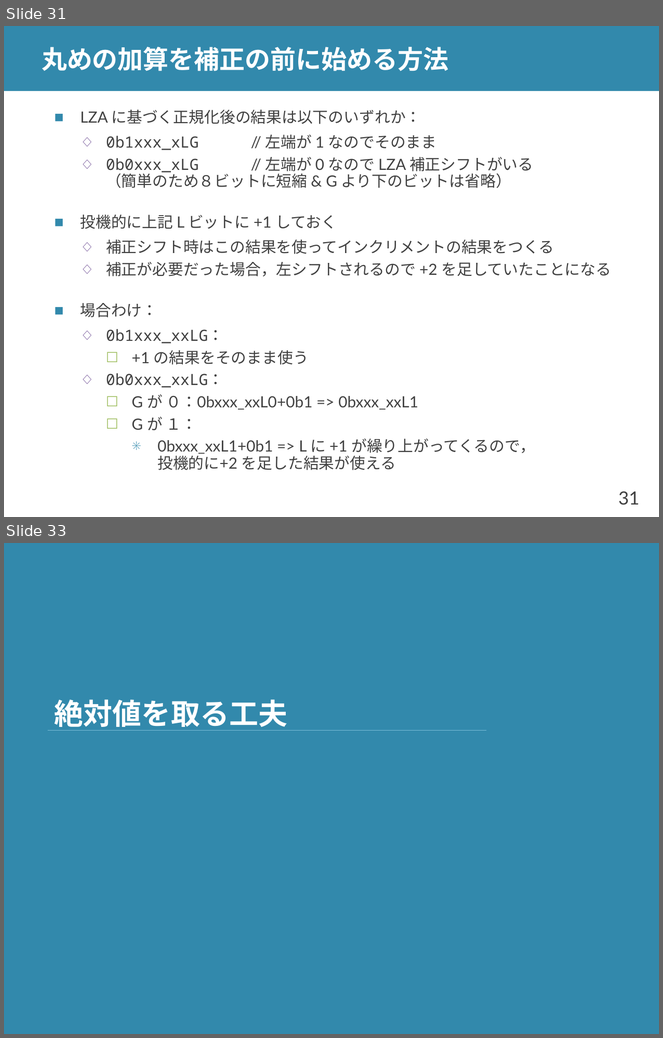
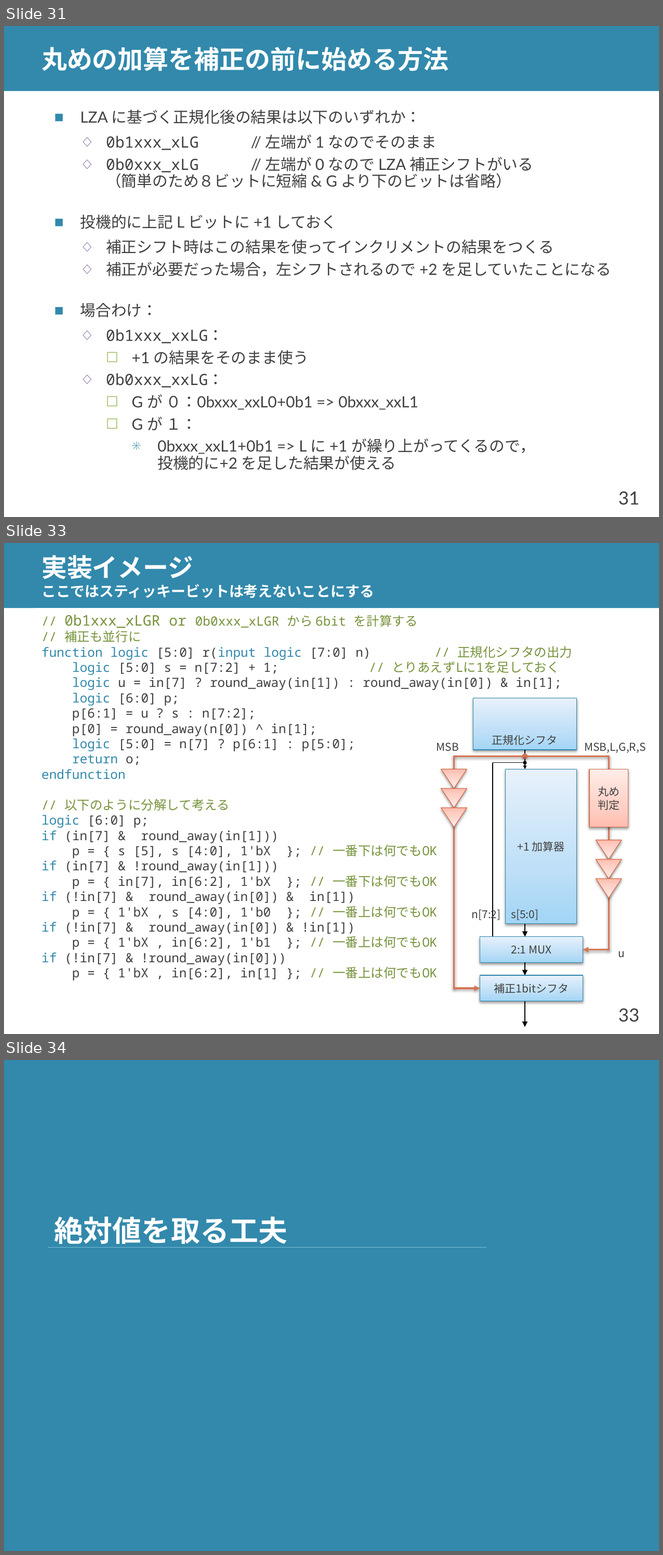
Before and after one commit to shioyadan/advanced-computer-organization, a slide deck: aco-shioya-appendix-fpu.pptx. Shown one above the other, each under a label of ours: slides 31 and 33 before the commit, slides 31, 33 and 34 after it; the slides between them are not shown. The pictures are 663x1038 and 663x1555 pixels, drawn with LibreOffice and Linux fonts; fonts in the diff are those of the drawing. Boxes give left, top, right and bottom in pixels: in the first picture for what was removed or moved away, otherwise in the second. Text is boxed around its words. In the diff, an @@ line names an element or a change of style, - is before the commit and + after.

Commit message:
丸めの補正部分を修正

```diff
--- a/aco-shioya-appendix-fpu.pptx
+++ b/aco-shioya-appendix-fpu.pptx
@@ slide 33 added at [4,543,659,1034], background #FFFFFF; not listed: 2 template elements that a slide beside it also shows @@
@@ title added at [41,555,374,598], 16 pt, text #FFFFFF, bold @@
+実装イメージ
+ここではスティッキービットは考えないことにする
@@ rectangle added at [35,608,299,717], fill #FFFFFF, 14 pt, text #404040 @@
+// 0b1xxx_xLGR or 0b0xxx_xLGR から 6bit を計算する
+// 補正も並行に
+function logic [5:0] r(input logic [7:0] n) // 正規化シフタの出力
+logic [5:0] s = n[7:2] + 1; // とりあえずLに1を足しておく
+logic u = in[7] ? round_away(in[1]) : round_away(in[0]) & in[1];
+logic [6:0] p;
+p[6:1] = u ? s : n[7:2];
+p[0] = round_away(n[0]) ^ in[1];
+logic [5:0] = n[7] ? p[6:1] : p[5:0];
+return o;
+endfunction
+// 以下のように分解して考える
+logic [6:0] p;
+if (in[7] & round_away(in[1]))
+p = { s [5], s [4:0], 1'bX }; // 一番下は何でもOK
+if (in[7] & !round_away(in[1]))
+p = { in[7], in[6:2], 1'bX }; // 一番下は何でもOK
+if (!in[7] & round_away(in[0]) & in[1])
+p = { 1'bX , s [4:0], 1'b0 }; // 一番上は何でもOK
+if (!in[7] & round_away(in[0]) & !in[1])
+p = { 1'bX , in[6:2], 1'b1 }; // 一番上は何でもOK
+if (!in[7] & !round_away(in[0]))
+p = { 1'bX , in[6:2], in[1] }; // 一番上は何でもOK
@@ rectangle added at [474,698,577,750], fill gradient #A2D4F7 to #BFE0F8 to #E6F3FD, outline #2E87AB 0.75 pt, 12 pt, text #404040 @@
+正規化シフタ
@@ text added at [437,743,459,752], 12 pt, text #404040 @@
+MSB
@@ text added at [584,743,646,753], 12 pt, text #404040 @@
+MSB,L,G,R,S
@@ line added from (525, 757) to (454, 757), #D87552 2 pt @@
@@ line added from (454, 757) to (454, 989), #D87552 2 pt @@
@@ arrow added from (525, 750) to (525, 769), #000000 0.75 pt @@
@@ arrow added from (609, 757) to (525, 757), #D87552 2 pt @@
@@ line added from (609, 757) to (609, 950), #D87552 2 pt @@
@@ triangle added at [441,769,467,788], fill gradient #FFBEB0 to #FFD0C7 to #FFEDEA, outline #D7714D 0.75 pt @@
@@ line added from (493, 763) to (493, 937), #000000 0.75 pt @@
@@ arrow added from (493, 763) to (525, 763), #000000 0.75 pt @@
@@ rectangle added at [506,769,577,924], fill gradient #A2D4F7 to #BFE0F8 to #E6F3FD, outline #2E87AB 0.75 pt, 12 pt, text #404040 @@
++1 加算器
@@ rectangle added at [590,769,629,827], fill gradient #FFBEB0 to #FFD0C7 to #FFEDEA, outline #D7714D 0.75 pt, 12 pt, text #404040 @@
+丸め
+判定
@@ triangle added at [441,788,467,808], fill gradient #FFBEB0 to #FFD0C7 to #FFEDEA, outline #D7714D 0.75 pt @@
@@ triangle added at [441,808,467,828], fill gradient #FFBEB0 to #FFD0C7 to #FFEDEA, outline #D7714D 0.75 pt @@
@@ triangle added at [596,840,622,860], fill gradient #FFBEB0 to #FFD0C7 to #FFEDEA, outline #D7714D 0.75 pt @@
@@ triangle added at [596,860,622,879], fill gradient #FFBEB0 to #FFD0C7 to #FFEDEA, outline #D7714D 0.75 pt @@
@@ triangle added at [596,879,622,899], fill gradient #FFBEB0 to #FFD0C7 to #FFEDEA, outline #D7714D 0.75 pt @@
@@ text added at [472,908,501,921], 12 pt, text #404040 @@
+n[7:2]
@@ text added at [511,910,539,921], 12 pt, text #404040 @@
+s[5:0]
@@ arrow added from (525, 924) to (525, 937), #000000 0.75 pt @@
@@ rectangle added at [480,937,583,962], fill gradient #A2D4F7 to #BFE0F8 to #E6F3FD, outline #2E87AB 0.75 pt, 12 pt, text #404040 @@
+2:1 MUX
@@ arrow added from (525, 963) to (525, 976), #000000 0.75 pt @@
@@ arrow added from (609, 950) to (583, 950), #D87552 2 pt @@
@@ text added at [619,951,625,958], 12 pt, text #404040 @@
+u
@@ rectangle added at [480,976,583,1001], fill gradient #A2D4F7 to #BFE0F8 to #E6F3FD, outline #2E87AB 0.75 pt, 12 pt, text #404040 @@
+補正1bitシフタ
@@ arrow added from (454, 989) to (480, 989), #D87552 2 pt @@
@@ arrow added from (525, 1002) to (525, 1027), #000000 0.75 pt @@
@@ what was slide 33 is now slide 34 @@
```
Also in this commit, not shown: 2 slides changed, 1 other file.
